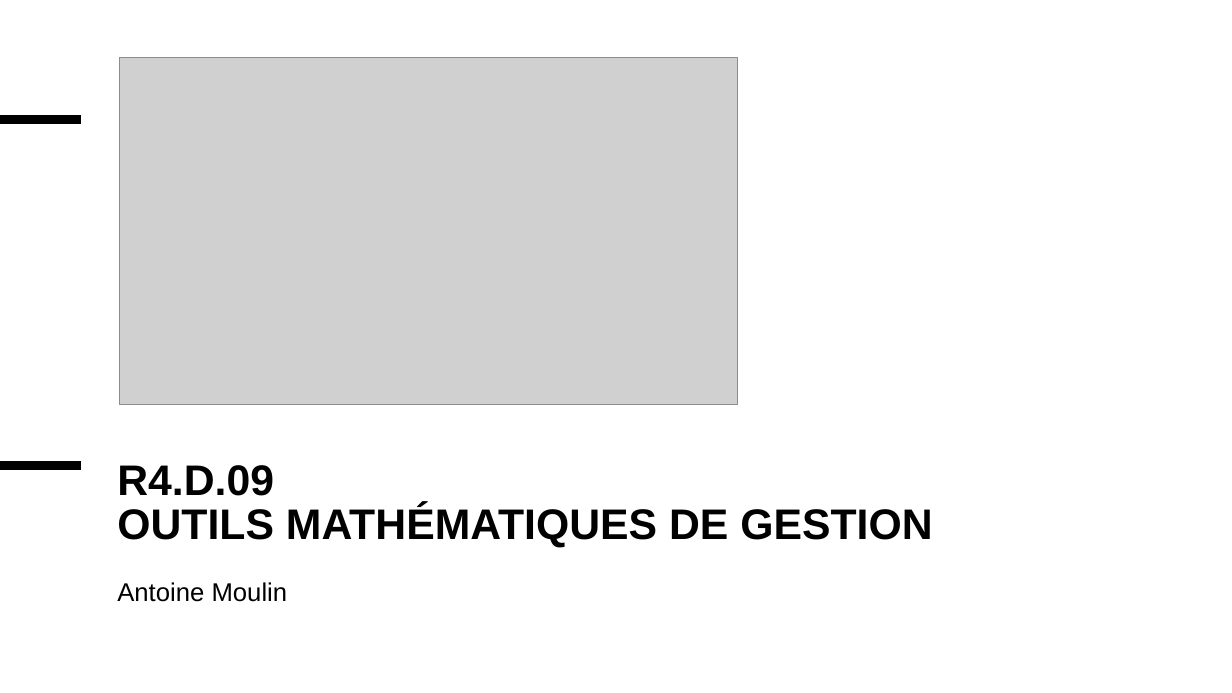
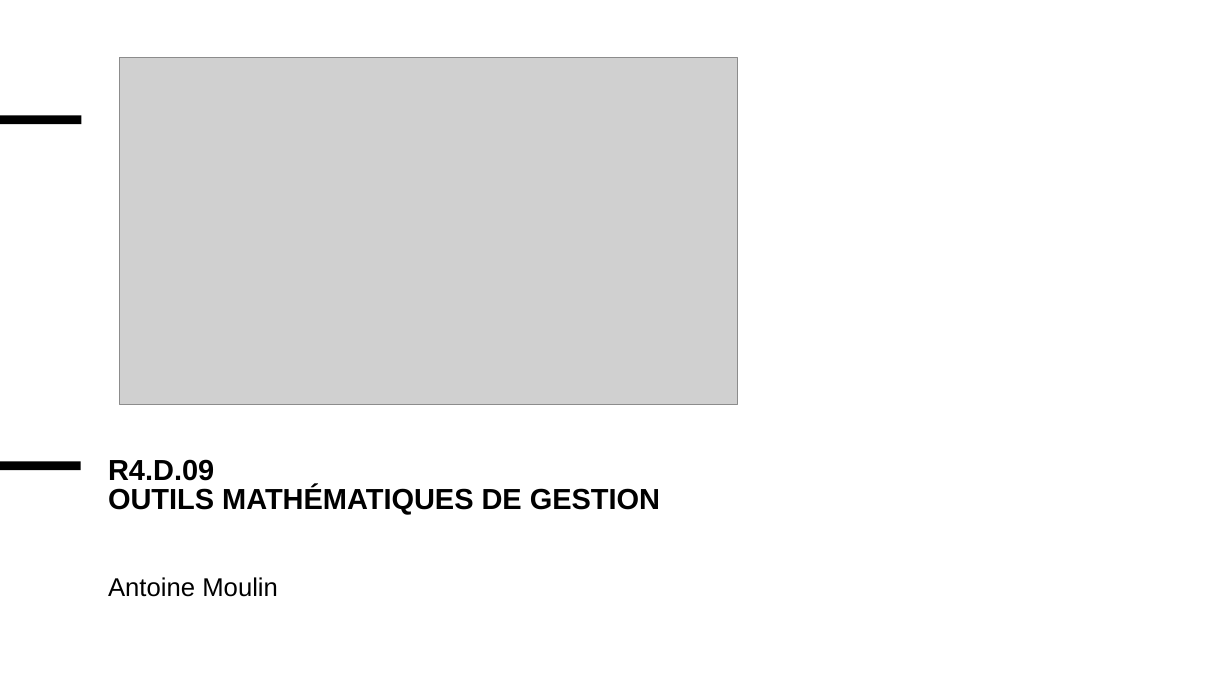
Before and after one commit to MaxMontouro/BUT_Info, a slide deck: slide 1 of Annee2/S4/R4_D_09_maths_gestion/CHP1/chap1.pptx. Drawn at 1232x693 pixels with LibreOffice and Linux fonts; fonts in the diff are those of the drawing; grey boxes stand for pictures. Boxes give left, top, right and bottom in pixels: in the first picture for what was removed or moved away, otherwise in the second. Text is boxed around its words. In the diff, an @@ line names an element or a change of style, - is before the commit and + after.

Commit message:
nouveau fichier de R4_D_09_maths_gestion

```diff
--- a/Annee2/S4/R4_D_09_maths_gestion/CHP1/chap1.pptx
+++ b/Annee2/S4/R4_D_09_maths_gestion/CHP1/chap1.pptx
@@ title "R4.D.09 OUTILS MATHÉMATIQUES DE GESTION" at (108,459,660,514): size 33.3 to 22.6 pt @@
@@ subtitle "Antoine Moulin": place and size @@
-subtitle "Antoine Moulin" at (117,582,288,602)
+subtitle "Antoine Moulin" at (108,577,278,597)
```
Also in this commit, not shown: 18 other slides changed, 4 slides added, 4 slides removed, 3 other files.
